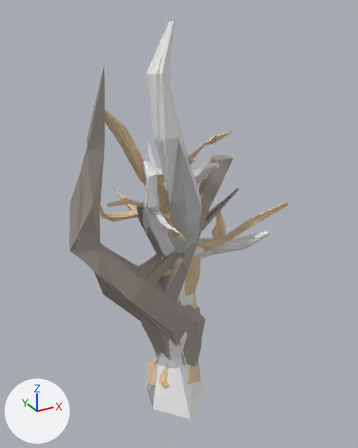
The Blender file Assets/Models/Blend/Trees_00.blend: old version first, new version second.
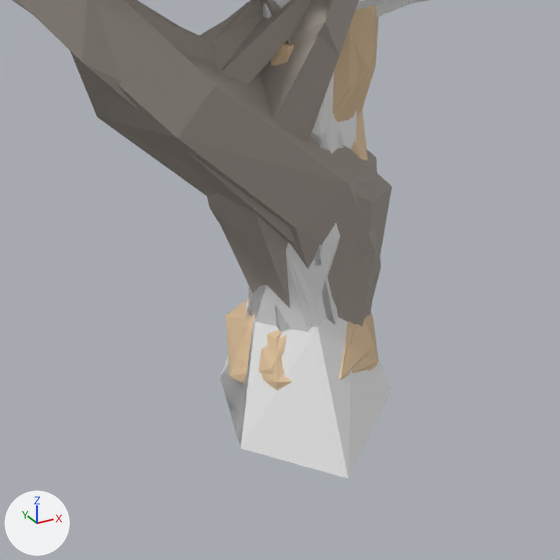
There are two pictures of each version: one whole from a camera (50 mm lens) standing at (-7.61, -14.26, 13.83) and looking at (0.4, 0.3, 6.55), one close up on the part from 19% to 74% of the width and 57% to 100% of the height. Every picture has the same lights, and +X, +Y and +Z are marked at lower left. The older version's two pictures come first. The same objects are shown in both versions, whatever each file hides.

Names of what the first close-up shows: 'Tree_00_0', 'Tree_00_1', 'Tree_01_0', 'Tree_01_1', 'Tree_03_0', 'Tree_03_1', 'Tree_04_0', 'Tree_04_1', 'Tree_05_0' and 1 more.
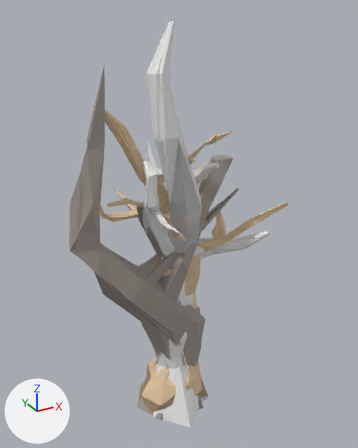
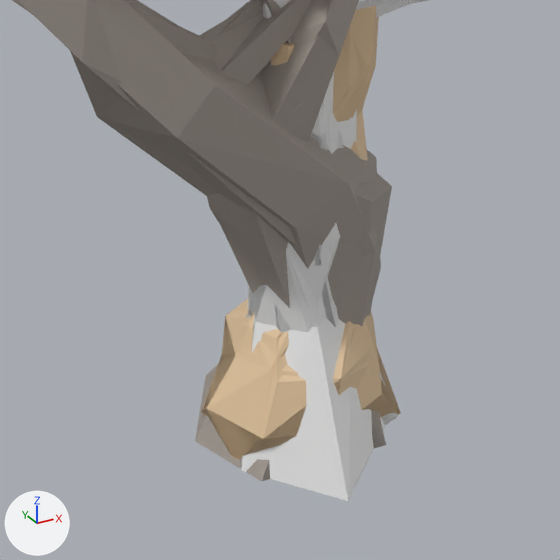
Where the change shows, as pixel boxes [x1, y1, x2, y2] in the close-ups (560 x 560 px; the box of a moved part takes in the faces that stretch with it):
'Tree_01_0', reshaped
    before: [12, 0, 381, 326]
    after: [12, 0, 386, 481]
'Tree_04_1', reshaped
    before: [241, 0, 428, 478]
    after: [241, 0, 428, 501]
'Tree_01_1', reshaped
    before: [18, 0, 392, 316]
    after: [18, 0, 392, 443]
'Tree_03_0', reshaped
    before: [225, 6, 379, 391]
    after: [202, 6, 401, 460]
'Tree_04_0', reshaped
    before: [220, 0, 421, 476]
    after: [241, 0, 421, 500]
'Tree_03_1', reshaped
    before: [225, 5, 379, 382]
    after: [207, 5, 382, 439]
part 1 of me_cylinder_001, moved or reshaped
    before: [220, 301, 338, 476]
    after: [241, 304, 385, 500]
part 2 of me_tree_01, built on
    after: [195, 363, 386, 481]
part 3 of me_tree_03, reshaped
    before: [227, 314, 378, 391]
    after: [202, 313, 401, 460]
part 4 of me_tree_01_002, built on (mostly hidden)
    before: [247, 309, 253, 316]
    after: [196, 310, 386, 443]
part 5 of me_tree_03_001, built on
    before: [225, 316, 378, 382]
    after: [207, 316, 382, 439]
part 6 of me_cylinder_002, moved or reshaped
    before: [241, 317, 391, 478]
    after: [241, 319, 384, 501]

The change, as a diff of the scene's bpy script:
```diff
--- a/Assets/Models/Blend/Trees_00.blend.py
+++ b/Assets/Models/Blend/Trees_00.blend.py
@@ me_cylinder_001 @@
-me_cylinder_001.from_pydata(...)  # 96 vertices, 180 faces; spans x -1.32..3.2, y -1.88..1.53, z -0.6..13.42
+me_cylinder_001.from_pydata(...)  # 96 vertices, 180 faces; spans x -1.32..3.2, y -1.88..1.53, z -1.0..13.42
+# me_cylinder_001 part 1
+for i in [0, 2, 4, 6, 8, 10]: me_cylinder_001.vertices[i].co += Vector((0.0, 0.0, -0.4))
@@ me_tree_01 @@
-me_tree_01.from_pydata(...)  # 46 vertices, 78 faces; spans x -3.87..2.74, y -0.86..0.82, z -0.01..12.32
+me_tree_01.from_pydata(...)  # 52 vertices, 92 faces; spans x -3.87..2.74, y -1.26..1.21, z -1.01..12.32
+# me_tree_01 part 2
+# 2 faces are deleted
+# 6 vertices are added at (-1.17, -1.02, -1.0), (0.66, -1.26, -1.0), (-1.65, 0.09, -1.0), (1.2, 0.08, -1.01), (0.25, 0.93, -1.0), (-0.97, 1.21, -1.0)
+# 16 new faces join them
 me_tree_01.materials.append(mat_bark_001)
@@ me_tree_03 @@
-me_tree_03.from_pydata(...)  # 243 vertices, 477 faces; spans x -2.67..3.56, y -2.69..3.46, z 0.0..11.17
+me_tree_03.from_pydata(...)  # 251 vertices, 496 faces; spans x -2.67..3.56, y -2.69..3.46, z -1.0..11.17
+# me_tree_03 part 3
+# 1 vertex is removed from x 0.77, y 0.77, z 0.0
+# 6 faces are deleted
+# 7 vertices move from x -1.13..1.17, y -1.04..1.0, z 0.0 to x -1.51..1.21, y -1.27..1.27, z -0.36
+# 9 vertices are added at x -1.35..1.26, y -1.11..1.2, z -1.0..-0.36
+# 25 new faces join them
 me_tree_03.materials.append(mat_bark_003)
@@ me_tree_01_002 @@
-me_tree_01_002.from_pydata(...)  # 25 vertices, 40 faces; spans x -3.73..2.82, y -0.68..0.79, z 0.0..11.12
+me_tree_01_002.from_pydata(...)  # 35 vertices, 59 faces; spans x -3.73..2.82, y -1.26..1.21, z -1.01..11.12
+# me_tree_01_002 part 4
+# 1 vertex is removed from x -0.82, y 0.34, z 0.01
+# 4 faces are deleted
+# 11 vertices are added at x -1.65..1.2, y -1.26..1.21, z -1.01..0.37
+# 23 new faces join them
 me_tree_01_002.materials.append(mat_bark_001)
@@ me_tree_03_001 @@
-me_tree_03_001.from_pydata(...)  # 121 vertices, 238 faces; spans x -2.61..3.5, y -2.21..3.57, z 0.0..11.18
+me_tree_03_001.from_pydata(...)  # 133 vertices, 262 faces; spans x -2.61..3.5, y -2.21..3.57, z -1.0..11.18
+# me_tree_03_001 part 5
+# 5 vertices are removed from x -1.12..-0.01, y -1.04..1.0, z 0.0..0.05
+# 16 faces are deleted
+# 17 vertices are added at x -1.51..1.26, y -1.27..1.27, z -1.0..0.31
+# 40 new faces join them
 me_tree_03_001.materials.append(mat_bark_003)
@@ me_cylinder_002 @@
-me_cylinder_002.from_pydata(...)  # 51 vertices, 90 faces; spans x -1.32..3.14, y -1.88..1.52, z -0.6..13.43
+me_cylinder_002.from_pydata(...)  # 51 vertices, 90 faces; spans x -1.32..3.14, y -1.88..1.52, z -1.0..13.43
+# me_cylinder_002 part 6
+for i in [0, 1, 3, 4, 6, 7]: me_cylinder_002.vertices[i].co += Vector((0.0, 0.0, -0.4))
```
